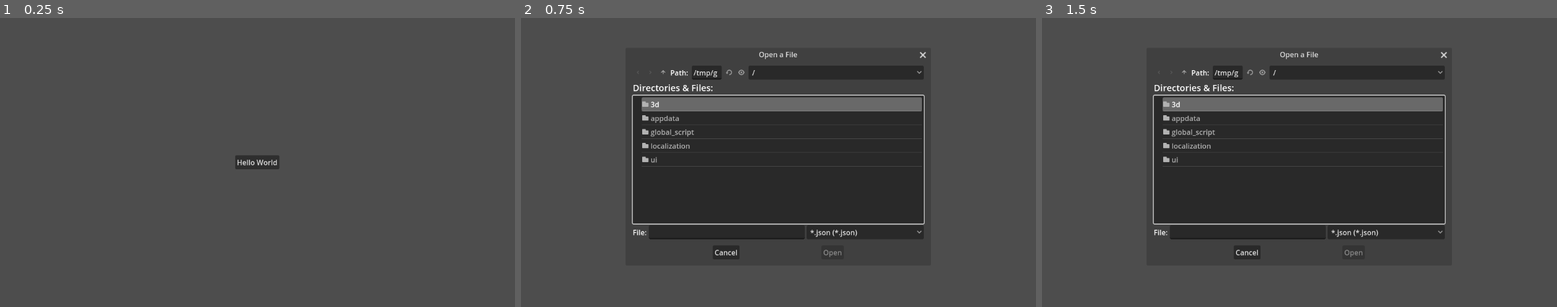
Above: before the commit, frames 1-3 (left to right).
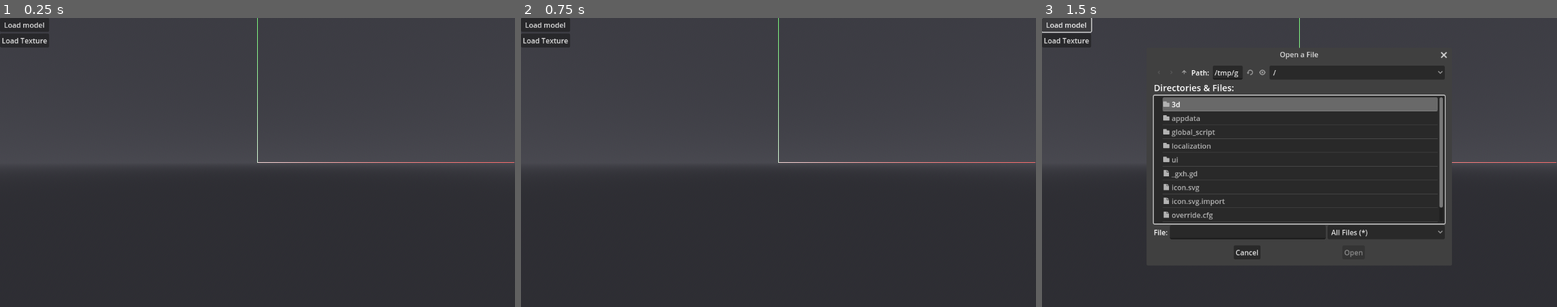
Above: after the commit, the same moments.

Repository: Nusiq/McGdModeling
Game: Godot game, scene res://ui/main/main_menu.tscn
The game is run twice, just before and just after one commit, with the same random seed, the same clock (stepped at 60 frames per second) and the same inputs.
Inputs (mouse positions are in pixels of both pictures, inside the frame that each line leads up to):
- Up to frame 1 (0.25 s): no input
- Up to frame 2 (0.75 s): click (778, 162) at 0.5 s, where only the run before the commit has a clickable "Hello World"
- Up to frame 3 (1.5 s): click (1067, 23) at 1.25 s, where only the run after the commit has a clickable "Load model"

The runs differ from the first frame. In frame 1, 48% of the frame differs, in the area x 0-100%, y 0-100%; in frame 2, 45%; in frame 3, 29%.

Commit message:
Update main_menu scene: - The scene is basically a copy of the load_json_model example scene - Added option to load models and textures

Diff:
--- a/ui/main/main_menu.gd
+++ b/ui/main/main_menu.gd
@@ -1,24 +1,27 @@
-extends Control
+extends Node3D
 
+@onready var model_file_dialog: CachedFileDialog = $CachedFileDialogModel
+@onready var texture_file_dialog: CachedFileDialog = $CachedFileDialogTexture
+@onready var mc_model: McModel = $McModel
 
-@onready var file_dialog := $CachedFileDialog
+func _on_cached_file_dialog_model_file_selected(path: String) -> void:
+	mc_model.remove_bones()
 
-#region PROCESSING
-# Called when the node enters the scene tree for the first time.
-func _ready() -> void:
-	pass
+	# Load the model from the file
+	var err := mc_model.load_from_file(path)
+	if err != null:
+		Logging.error(str(err.pass_()))
 
-# Called every frame. 'delta' is the elapsed time since the previous frame.
-func _process(_delta: float) -> void:
-	pass
-#endregion
+func _on_cached_file_dialog_texture_file_selected(path: String) -> void:
+	# Add the material provider
+	var material_provider := McMaterialProvider.new()
+	material_provider.default_material_key = StringOption.new("default")
+	material_provider.add_material_from_texture_file("default", path)
+	mc_model.material_provider = material_provider
+	mc_model.redraw_mesh()
 
-#region EVENT HANDLERS
-func _on_open_file_dialog_pressed() -> void:
-	#file_dialog.current_dir = "/some/path"  <- this is how you set defaults
-	file_dialog.popup()
+func _on_button_load_model_pressed() -> void:
+	model_file_dialog.popup()
 
-func _on_cached_file_dialog_file_selected(path: String) -> void:
-	print(XJSON.read_file(path))
-
-#endregion
+func _on_button_load_texture_pressed() -> void:
+	texture_file_dialog.popup()
--- a/ui/main/main_menu.tscn
+++ b/ui/main/main_menu.tscn
@@ -1,31 +1,36 @@
-[gd_scene load_steps=3 format=3 uid="uid://c75gt0qjodun5"]
+[gd_scene load_steps=5 format=3 uid="uid://c75gt0qjodun5"]
 
 [ext_resource type="Script" path="res://ui/main/main_menu.gd" id="1_8wp5i"]
 [ext_resource type="PackedScene" uid="uid://brjt7p30rj5we" path="res://ui/cached_file_dialog/cached_file_dialog.tscn" id="2_nb5x8"]
+[ext_resource type="PackedScene" uid="uid://byggwvgy1weio" path="res://3d/editor_viewport/editor_viewport.tscn" id="2_u2tc1"]
+[ext_resource type="PackedScene" uid="uid://ds14rfyke1tml" path="res://3d/mc_model/mc_model.tscn" id="3_sdhs6"]
 
-[node name="MainMenu" type="Control"]
-layout_mode = 3
-anchors_preset = 15
-anchor_right = 1.0
-anchor_bottom = 1.0
-grow_horizontal = 2
-grow_vertical = 2
+[node name="MainMenu" type="Node3D"]
 script = ExtResource("1_8wp5i")
 
-[node name="CenterContainer" type="CenterContainer" parent="."]
-layout_mode = 1
-anchors_preset = 15
-anchor_right = 1.0
-anchor_bottom = 1.0
-grow_horizontal = 2
-grow_vertical = 2
+[node name="EditorViewport" parent="." instance=ExtResource("2_u2tc1")]
 
-[node name="OpenFileButton" type="Button" parent="CenterContainer"]
+[node name="McModel" parent="." instance=ExtResource("3_sdhs6")]
+
+[node name="CachedFileDialogModel" parent="." instance=ExtResource("2_nb5x8")]
+memory_group = "model"
+
+[node name="CachedFileDialogTexture" parent="." instance=ExtResource("2_nb5x8")]
+memory_group = "texture"
+
+[node name="GridContainer" type="GridContainer" parent="."]
+offset_right = 110.0
+offset_bottom = 66.0
+
+[node name="ButtonLoadModel" type="Button" parent="GridContainer"]
 layout_mode = 2
-text = "Hello World"
+text = "Load model"
 
-[node name="CachedFileDialog" parent="." instance=ExtResource("2_nb5x8")]
-filters = PackedStringArray("*.json")
+[node name="ButtonLoadTexture" type="Button" parent="GridContainer"]
+layout_mode = 2
+text = "Load Texture"
 
-[connection signal="pressed" from="CenterContainer/OpenFileButton" to="." method="_on_open_file_dialog_pressed"]
-[connection signal="file_selected" from="CachedFileDialog" to="." method="_on_cached_file_dialog_file_selected"]
+[connection signal="file_selected" from="CachedFileDialogModel" to="." method="_on_cached_file_dialog_model_file_selected"]
+[connection signal="file_selected" from="CachedFileDialogTexture" to="." method="_on_cached_file_dialog_texture_file_selected"]
+[connection signal="pressed" from="GridContainer/ButtonLoadModel" to="." method="_on_button_load_model_pressed"]
+[connection signal="pressed" from="GridContainer/ButtonLoadTexture" to="." method="_on_button_load_texture_pressed"]
